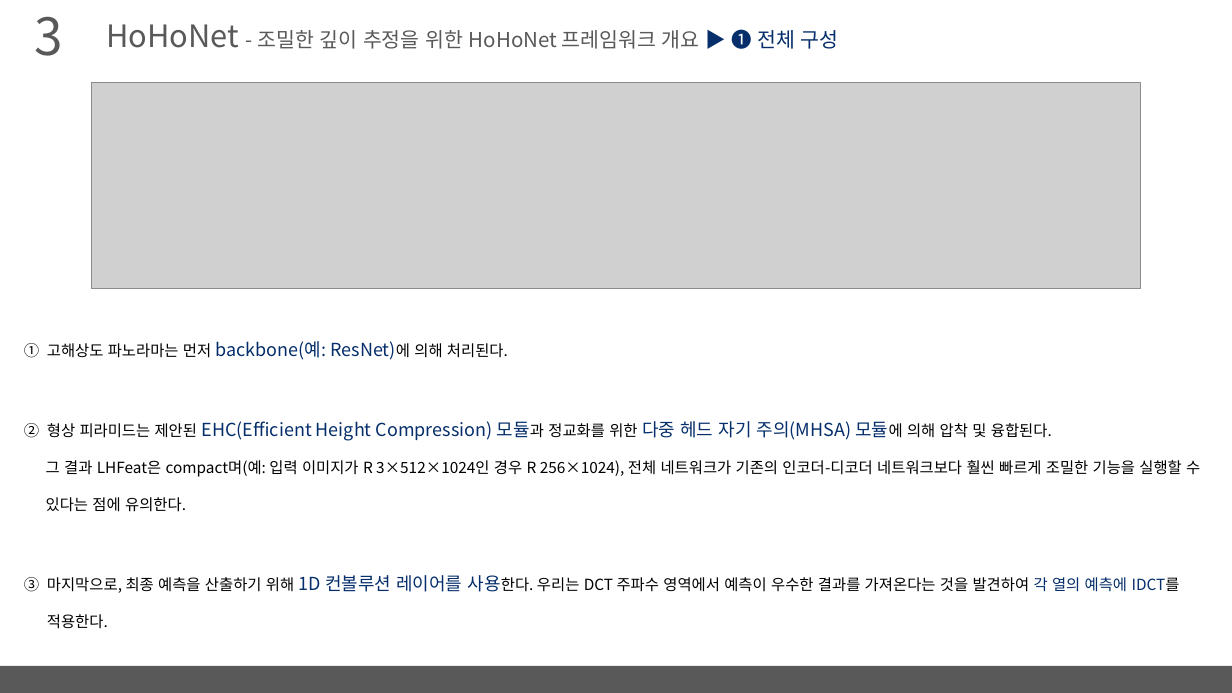
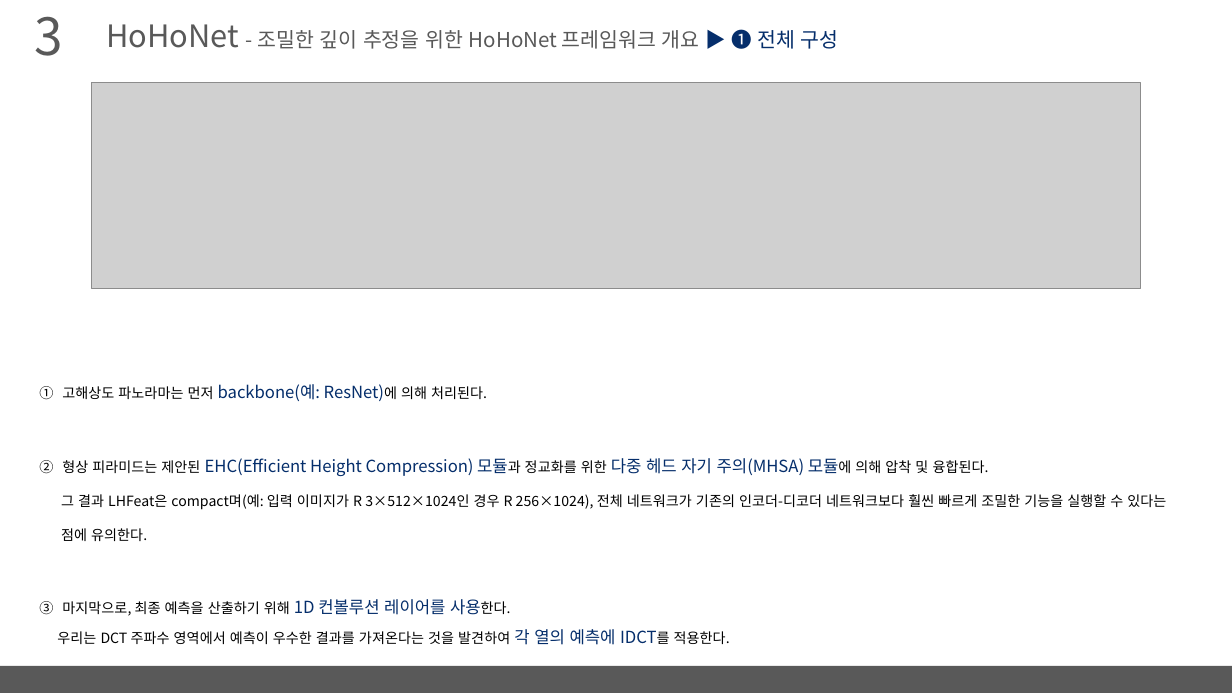
Before and after one commit to arittung/3D_Room_Layout_estimation, a slide deck: slide 10 of LayoutNet-HorizonNet-HoHoNet 정리.pptx (slide 9 before the commit). Drawn at 1232x693 pixels with LibreOffice and Linux fonts; fonts in the diff are those of the drawing; grey boxes stand for pictures. Boxes give left, top, right and bottom in pixels: in the first picture for what was removed or moved away, otherwise in the second. Text is boxed around its words. In the diff, an @@ line names an element or a change of style, - is before the commit and + after.

```diff
--- a/LayoutNet-HorizonNet-HoHoNet 정리.pptx
+++ b/LayoutNet-HorizonNet-HoHoNet 정리.pptx
@@ text "고해상도 파노라마는 먼저 backbone(예: ResNet)에 ...": place and size @@
-text "고해상도 파노라마는 먼저 backbone(예: ResNet)에 ..." at (46, 341, 1200, 629)
+text "고해상도 파노라마는 먼저 backbone(예: ResNet)에 ..." at (57, 384, 1166, 645)
@@ text at (61, 384, 1166, 541): size 12 to 11 pt in "고해상도 파노라마는 먼저 ResNet)에 의해 처리된다.", "형상 피라미드는 제안된 모듈과 정교화를 위한 모듈에 ...", "그 결과 LHFeat은 compact며(예: 입력 이미지가 R ..."; size 14 to 13 pt in "backbone(예: ResNet)에", "EHC(Efficient Height Compression) 모듈과 다중 헤드 자기 ..." @@
@@ text at (57, 599, 730, 645): text changed; size 12 to 11 pt @@
-1. 마지막으로, 최종 예측을 산출하기 위해 1D 컨볼루션 레이어를 사용한다. 우리는 DCT 주파수 영역에서 예측이 우수한 결과를 가져온다는 것을 발견하여 각 열의 예측에 IDCT를 적용한다.
+3. 마지막으로, 최종 예측을 산출하기 위해 1D 컨볼루션 레이어를 사용한다.
+우리는 DCT 주파수 영역에서 예측이 우수한 결과를 가져온다는 것을 발견하여 각 열의 예측에 IDCT를 적용한다.
```
Also in this commit, not shown: 9 other slides changed, 1 slide added, 1 other file.
